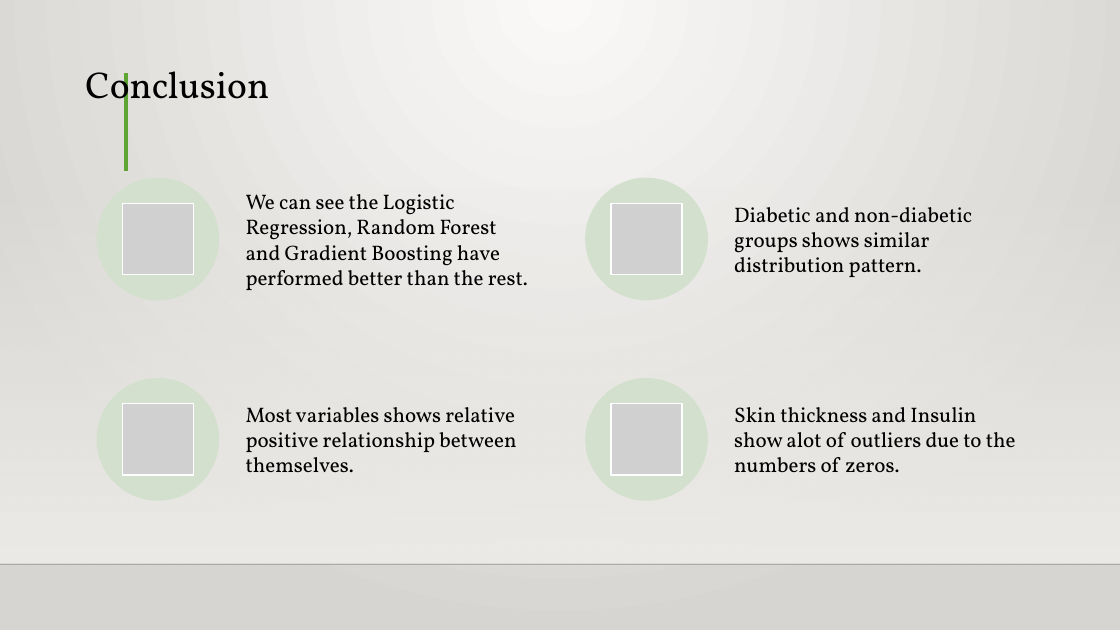
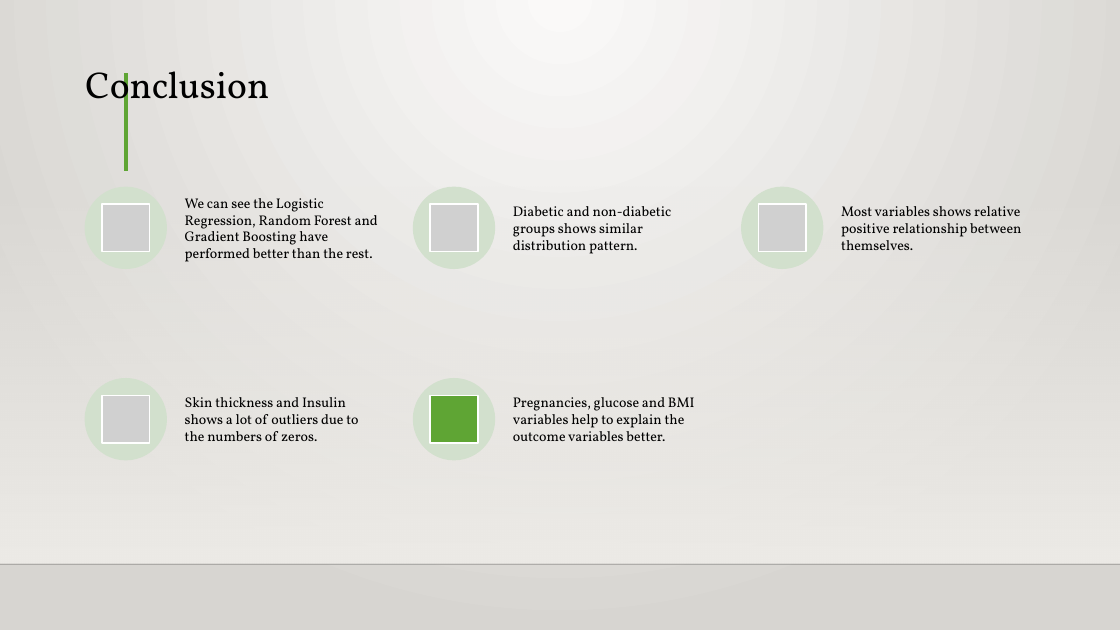
Before and after one commit to bernardolapel/Supervised-Learning-Project, a slide deck: slide 15 of MachineLearning_Supervised_AdeboyeBernard.pptx. Drawn at 1120x630 pixels with LibreOffice and Linux fonts; fonts in the diff are those of the drawing; grey boxes stand for pictures; background and template pictures are left out. Boxes give left, top, right and bottom in pixels: in the first picture for what was removed or moved away, otherwise in the second. Text is boxed around its words. In the diff, an @@ line names an element or a change of style, - is before the commit and + after.

```diff
--- a/MachineLearning_Supervised_AdeboyeBernard.pptx
+++ b/MachineLearning_Supervised_AdeboyeBernard.pptx
@@ ellipse: place and size @@
-ellipse at (97, 178, 219, 301)
+ellipse at (85, 187, 167, 269)
@@ picture removed at (123, 203, 194, 275) @@
@@ text "We can see the Logistic ...": place and size @@
-text "We can see the Logistic ..." at (246, 194, 528, 290)
+text "We can see the Logistic ..." at (185, 198, 378, 262)
@@ picture: place and size @@
-picture at (611, 203, 682, 275)
+picture at (430, 204, 478, 252)
@@ text "Diabetic and non-diabetic groups shows ...": place and size @@
-text "Diabetic and non-diabetic groups shows ..." at (734, 207, 972, 277)
+text "Diabetic and non-diabetic groups shows ..." at (513, 206, 672, 254)
@@ ellipse: place and size @@
-ellipse at (586, 178, 708, 301)
+ellipse at (741, 187, 823, 269)
@@ picture: place and size @@
-picture at (123, 404, 194, 476)
+picture at (759, 204, 807, 252)
@@ size 18 to 12 pt; less space between paragraphs in 3 elements at (185, 198, 378, 262), (513, 206, 672, 254), (841, 206, 1021, 250) @@
@@ text "Most variables shows relative positive ...": place and size @@
-text "Most variables shows relative positive ..." at (246, 407, 516, 472)
+text "Most variables shows relative positive ..." at (841, 206, 1021, 250)
@@ ellipse: place and size @@
-ellipse at (97, 378, 219, 501)
+ellipse at (85, 378, 167, 460)
@@ ellipse: place and size @@
-ellipse at (586, 378, 708, 501)
+ellipse at (413, 378, 495, 460)
@@ text at (185, 397, 358, 441): text changed; size 18 to 12 pt @@
-Skin thickness and Insulin show alot of outliers due to the numbers of zeros.
+Skin thickness and Insulin shows a lot of outliers due to the numbers of zeros.
@@ group added at (102, 187, 695, 444): 2 pictures, 1 ellipse, 1 rectangle, 1 text @@
+Pregnancies, glucose and BMI variables help to explain the outcome variables better.
@@ picture removed at (611, 404, 682, 476) @@
```
Also in this commit, not shown: 6 other slides changed, 1 slide added, 1 slide removed, 2 other files.
